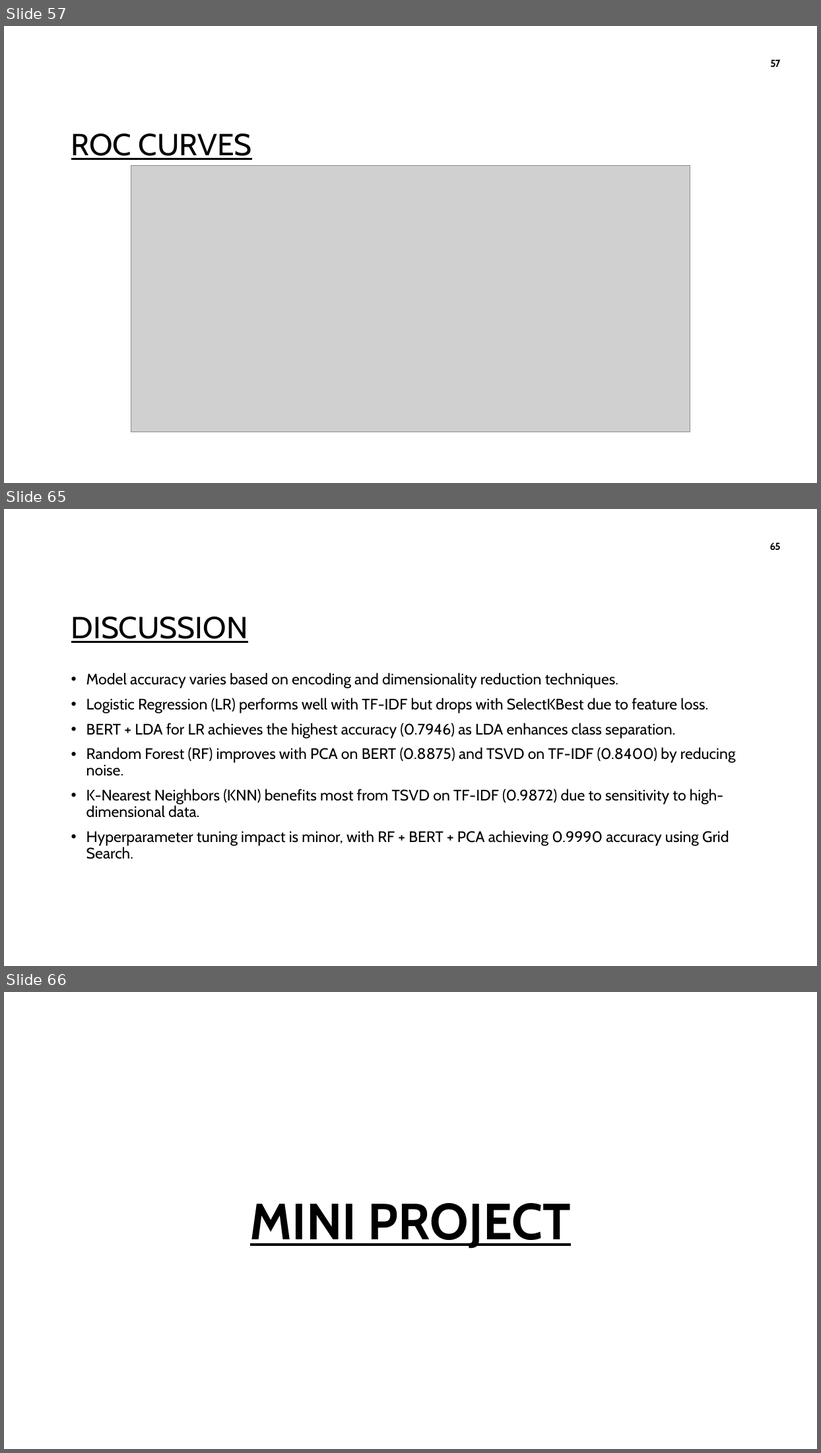
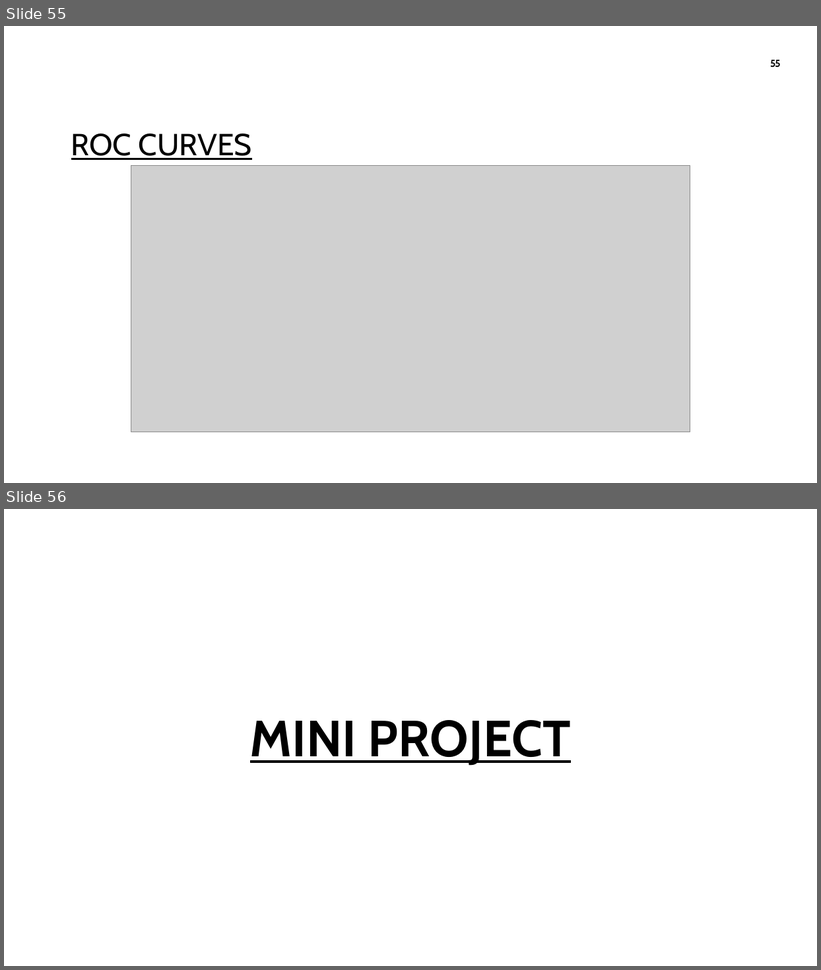
Before and after one commit to Karthikeyanswami/Hallucination-Detection-in-LLMs, a slide deck: MINI_PROJECT/HALLUCINATION DETECTION IN LLMs.pptx. Shown one above the other, each under a label of ours: slides 57, 65 and 66 before the commit, slides 55 and 56 after it; the slides between them are not shown. The pictures are 821x1453 and 821x970 pixels, drawn with LibreOffice and Linux fonts; fonts in the diff are those of the drawing; grey boxes stand for pictures; background and template pictures are left out. Boxes give left, top, right and bottom in pixels: in the first picture for what was removed or moved away, otherwise in the second. Text is boxed around its words. In the diff, an @@ line names an element or a change of style, - is before the commit and + after.

```diff
--- a/MINI_PROJECT/HALLUCINATION DETECTION IN LLMs.pptx
+++ b/MINI_PROJECT/HALLUCINATION DETECTION IN LLMs.pptx
@@ slide 65 removed at box(4, 509, 817, 966), background picture (left out) @@
@@ page number removed at box(770, 543, 781, 550) @@
-65
@@ title removed at box(71, 617, 248, 643) @@
-DISCUSSION
@@ text removed at box(86, 673, 736, 859) @@
-• Model accuracy varies based on encoding and dimensionality reduction techniques.
-• Logistic Regression (LR) performs well with TF-IDF but drops with SelectKBest due to feature loss.
-• BERT + LDA for LR achieves the highest accuracy (0.7946) as LDA enhances class separation.
-• Random Forest (RF) improves with PCA on BERT (0.8875) and TSVD on TF-IDF (0.8400) by reducing noise.
-• K-Nearest Neighbors (KNN) benefits most from TSVD on TF-IDF (0.9872) due to sensitivity to high-dimensional data.
-• Hyperparameter tuning impact is minor, with RF + BERT + PCA achieving 0.9990 accuracy using Grid Search.
@@ what was slide 57 is now slide 55 @@
@@ page number at box(770, 60, 780, 67): text changed @@
-57
+55
@@ what was slide 66 is now slide 56 @@
```
Also in this commit, not shown: 5 slides changed, 9 other slides removed.
